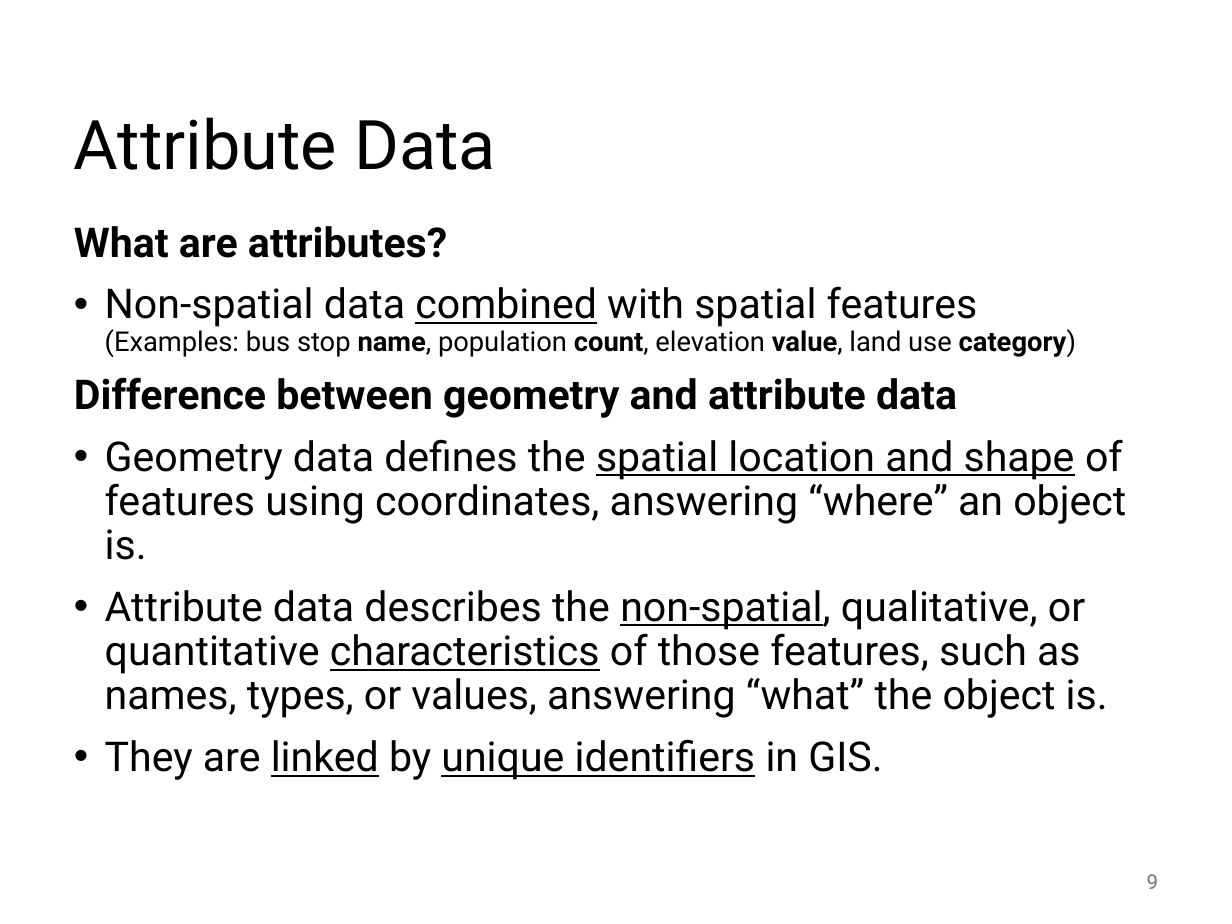
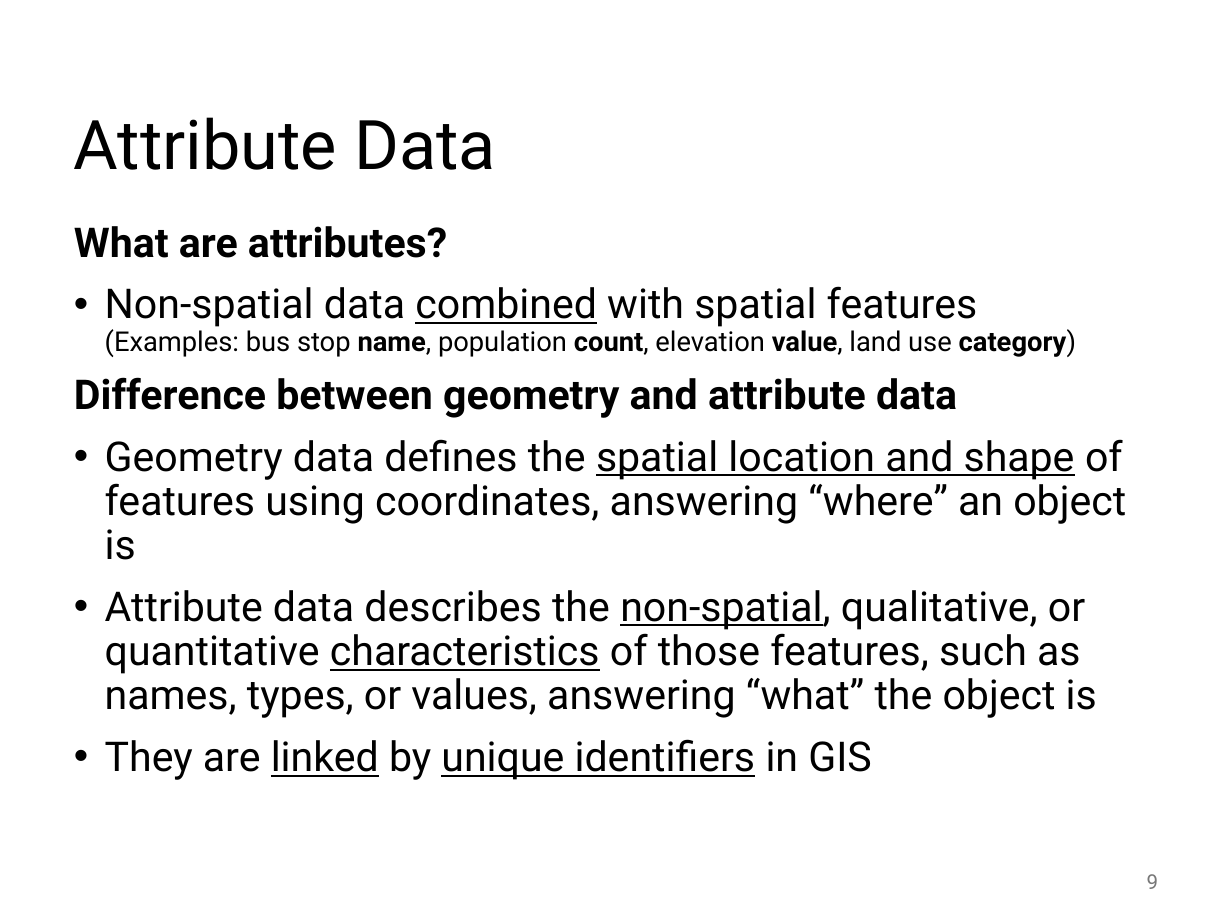
Before and after one commit to abuabara/abuabara.github.io, a slide deck: slide 9 of DAEN489S26/week2_slides.pptx. Drawn at 1232x924 pixels with LibreOffice and Linux fonts; fonts in the diff are those of the drawing. Boxes give left, top, right and bottom in pixels: in the first picture for what was removed or moved away, otherwise in the second. Text is boxed around its words. In the diff, an @@ line names an element or a change of style, - is before the commit and + after.

```diff
--- a/DAEN489S26/week2_slides.pptx
+++ b/DAEN489S26/week2_slides.pptx
@@ text at (105, 439, 1126, 780): text changed @@
-• Geometry data defines the spatial location and shape of features using coordinates, answering “where” an object is.
-• Attribute data describes the non-spatial, qualitative, or quantitative characteristics of those features, such as names, types, or values, answering “what” the object is.
-• They are linked by unique identifiers in GIS.
+• Geometry data defines the spatial location and shape of features using coordinates, answering “where” an object is
+• Attribute data describes the non-spatial, qualitative, or quantitative characteristics of those features, such as names, types, or values, answering “what” the object is
+• They are linked by unique identifiers in GIS
```
Also in this commit, not shown: 21 other slides changed, 1 other file.
